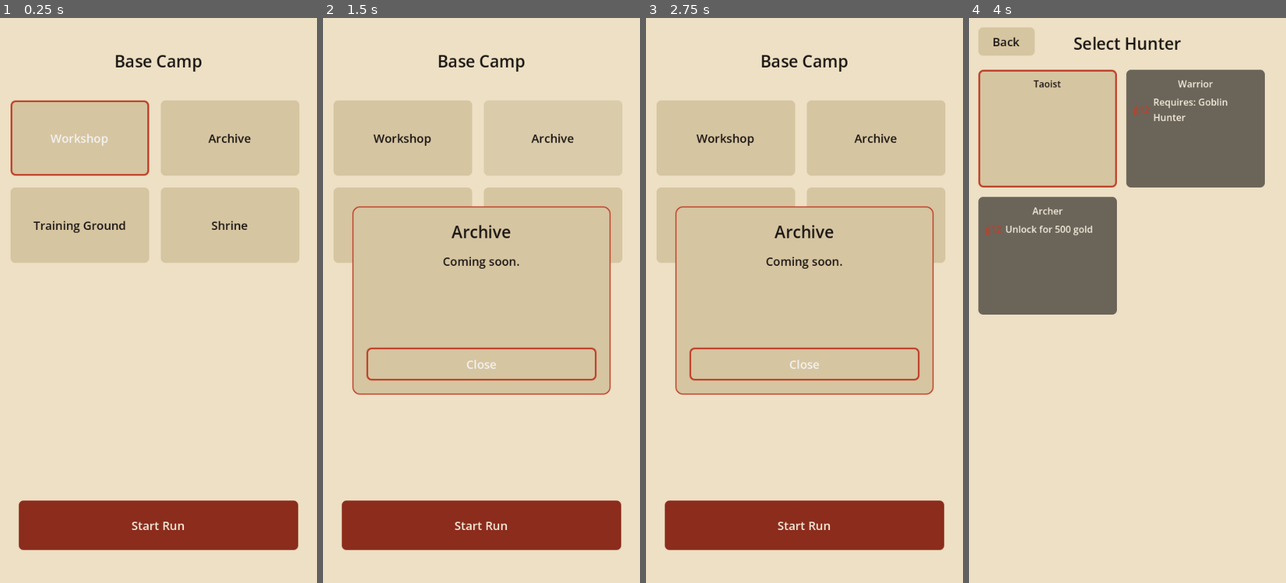
Above: before the commit, frames 1-4 (left to right).
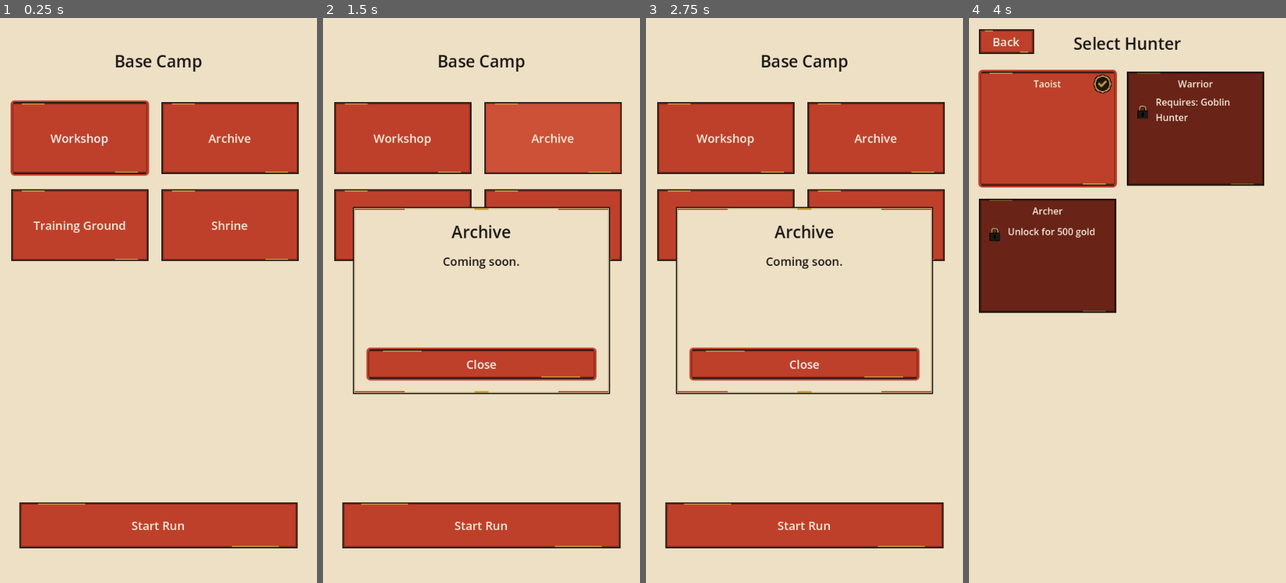
Above: after the commit, the same moments.

Repository: CastleBelll/joseonlike
Game: Godot game, scene res://scenes/boot/boot.tscn
The game is run twice, just before and just after one commit, with the same random seed, the same clock (stepped at 60 frames per second) and the same inputs.
Inputs:
- Up to frame 1 (0.25 s): no input
- Up to frame 2 (1.5 s): click "Workshop" at 0.5 s; click "Archive" at 1.25 s
- Up to frame 3 (2.75 s): click "Training Ground" at 2 s
- Up to frame 4 (4 s): click "Shrine" at 2.75 s; click "Start Run" at 3.5 s

The runs differ from the first frame. In frame 1, 30% of the frame differs, in the area x 3-95%, y 14-95%; in frame 2, 49%; in frame 3, 49%; in frame 4, 28%.

Commit message:
feat(ui): wire real UI art -- icons, nine-slice chrome, and SFX
Replaces emoji/placeholder chips with asset-forge's merged M1 asset set
(asset/M1_ASSET_REPORT.md UI/UX section) across every meta-ui screen.

- scripts/ui/palette.gd: nine-slice chrome helpers backed by
  asset/ui/chrome/{panel,button_{normal,hover,pressed}}_9slice.png at the
  report's margins (6px panel, 6px h / 8px v buttons). Sampled the PNG fill
  colors directly -- panel/button_normal/button_pressed match PAPER/
  VERMILION/VERMILION_DARK exactly, so no re-tuning was needed there. Also
  centralizes state/currency/passive/achievement icon loading.
- character_card.gd: swaps the lock emoji for asset/ui/state/lock.png and
  adds the matching check.png badge on unlocked cards, alongside the
  existing unlock-reason text (never replacing it).
- level_up_choice.gd: passive-kind choices show their specific
  asset/ui/passive/<id>.png icon next to the unchanged kind/name/description
  text. Dropped the old per-kind GOLD/VERMILION/SUCCESS text coloring --
  measured contrast against the new vermilion button chrome and all three
  failed AA (1.0-3.25:1); every button now uses TEXT_ON_DARK, which clears
  AA against normal (4.56:1) and pressed (7.34:1).
- results.gd: per-achievement icon (asset/ui/achievement/<id>.png) beside
  each unlocked-achievement row, gold icon beside the gold total; also fixed
  GOLD-on-PAPER text (2.0:1, failed AA) to INK (13.75:1).
- hud.gd: XP icon next to the XP bar; weapon chips moved to the nine-slice
  panel chrome.
- scripts/ui/ui_sound.gd: plays asset/audio/sfx/ui_click.wav on every button
  activation across camp/character_select/character_card/level_up_choice/
  results, and asset/audio/sfx/level_up.wav when the level-up panel opens.
  Not an autoload (project.godot is coordinator-owned) -- spawns a
  throwaway AudioStreamPlayer per call instead.

Known AA gap, not patched by forking the palette: button_hover_9slice.png's
fill measures 3.76:1 against TEXT_ON_DARK, just under the 4.5:1 normal-text
threshold (button_normal 4.56:1 and button_pressed 7.34:1 both clear it).
Hover is a mouse-only pointer state in this touch-primary mobile game; flagging
per the task's "say so rather than forking the palette" instruction.

Verified: godot --headless --path . --import (clean), godot --headless
--path . --quit (exit 0), and godot --headless --path . --script
tests/run_tests.gd (14/14 files pass, exit 0).

Diff:
--- a/scenes/ui/character_card.tscn
+++ b/scenes/ui/character_card.tscn
@@ -46,10 +46,11 @@
 alignment = 1
 theme_override_constants/separation = 6
 
-[node name="LockIcon" type="Label" parent="Margin/Box/LockRow"]
+[node name="LockIcon" type="TextureRect" parent="Margin/Box/LockRow"]
 layout_mode = 2
+custom_minimum_size = Vector2(32, 32)
 mouse_filter = 2
-text = "lock"
+stretch_mode = 5
 
 [node name="LockReasonLabel" type="Label" parent="Margin/Box/LockRow"]
 layout_mode = 2
@@ -58,3 +59,16 @@
 autowrap_mode = 2
 horizontal_alignment = 0
 text = "Locked"
+
+[node name="CheckBadge" type="TextureRect" parent="."]
+layout_mode = 1
+anchor_left = 1.0
+anchor_right = 1.0
+offset_left = -40.0
+offset_top = 8.0
+offset_right = -8.0
+offset_bottom = 40.0
+grow_horizontal = 0
+mouse_filter = 2
+stretch_mode = 5
+visible = false
--- a/scenes/ui/hud.tscn
+++ b/scenes/ui/hud.tscn
@@ -58,9 +58,17 @@
 vertical_alignment = 1
 text = "Lv 1"
 
+[node name="XpIcon" type="TextureRect" parent="Root"]
+layout_mode = 1
+offset_left = 16.0
+offset_top = 39.0
+offset_right = 30.0
+offset_bottom = 53.0
+stretch_mode = 5
+
 [node name="XpBar" type="ProgressBar" parent="Root"]
 layout_mode = 1
-offset_left = 16.0
+offset_left = 34.0
 offset_top = 40.0
 offset_right = -16.0
 offset_bottom = 52.0
--- a/scenes/ui/results.tscn
+++ b/scenes/ui/results.tscn
@@ -68,7 +68,17 @@
 horizontal_alignment = 1
 text = "Kills 0"
 
-[node name="GoldLabel" type="Label" parent="ContentRoot/StatsBox"]
+[node name="GoldRow" type="HBoxContainer" parent="ContentRoot/StatsBox"]
+layout_mode = 2
+alignment = 1
+theme_override_constants/separation = 8
+
+[node name="GoldIcon" type="TextureRect" parent="ContentRoot/StatsBox/GoldRow"]
+layout_mode = 2
+custom_minimum_size = Vector2(24, 24)
+stretch_mode = 5
+
+[node name="GoldLabel" type="Label" parent="ContentRoot/StatsBox/GoldRow"]
 layout_mode = 2
 horizontal_alignment = 1
 text = "Gold Earned 0"
--- a/scripts/ui/camp.gd
+++ b/scripts/ui/camp.gd
@@ -28,17 +28,17 @@
 	_configure_building(_shrine_button, "building_shrine")
 
 	_start_run_button.text = LocaleText.ui("start_run")
-	UiPalette.apply_button_style(_start_run_button, UiPalette.VERMILION_DARK, UiPalette.TEXT_ON_DARK)
+	UiPalette.apply_button_style(_start_run_button)
 	_start_run_button.pressed.connect(_on_start_run_pressed)
 
 	_panel_close.text = LocaleText.ui("close")
-	UiPalette.apply_button_style(_panel_close, UiPalette.PAPER_DARK, UiPalette.TEXT_ON_PAPER)
+	UiPalette.apply_button_style(_panel_close)
 	_panel_close.pressed.connect(_close_building_panel)
 	_panel_title.add_theme_color_override("font_color", UiPalette.TEXT_ON_PAPER)
 	_panel_title.add_theme_font_size_override("font_size", UiPalette.FONT_SIZE_TITLE)
 	_panel_body.add_theme_color_override("font_color", UiPalette.TEXT_ON_PAPER)
 	_panel_body.add_theme_font_size_override("font_size", UiPalette.FONT_SIZE_BODY)
-	_building_panel.add_theme_stylebox_override("panel", UiPalette.panel_style(UiPalette.PAPER_DARK, UiPalette.VERMILION, 2, 12))
+	_building_panel.add_theme_stylebox_override("panel", UiPalette.nine_slice_panel())
 	_building_panel.visible = false
 
 	_workshop_button.grab_focus()
@@ -47,11 +47,12 @@
 func _configure_building(button: Button, label_key: String) -> void:
 	button.text = LocaleText.ui(label_key)
 	button.custom_minimum_size = Vector2(236.0, 128.0)
-	UiPalette.apply_button_style(button, UiPalette.PAPER_DARK, UiPalette.TEXT_ON_PAPER)
+	UiPalette.apply_button_style(button)
 	button.pressed.connect(_open_building_panel.bind(button, label_key))
 
 
 func _open_building_panel(source_button: Button, label_key: String) -> void:
+	UiSound.play_click(self)
 	_return_focus_target = source_button
 	_panel_title.text = LocaleText.ui(label_key)
 	_panel_body.text = LocaleText.ui("building_placeholder_body")
@@ -62,6 +63,7 @@
 func _close_building_panel() -> void:
 	if not _building_panel.visible:
 		return
+	UiSound.play_click(self)
 	_building_panel.visible = false
 	if is_instance_valid(_return_focus_target):
 		_return_focus_target.grab_focus()
@@ -69,6 +71,7 @@
 
 
 func _on_start_run_pressed() -> void:
+	UiSound.play_click(self)
 	SceneRouter.goto_character_select()
 
 
--- a/scripts/ui/character_card.gd
+++ b/scripts/ui/character_card.gd
@@ -1,15 +1,17 @@
 extends Button
 ## Single character grid cell. Locked characters render a visible lock icon
 ## plus their unlock-condition text -- never a plain greyed-out button with
-## no explanation (color alone never carries the locked state).
+## no explanation (color alone never carries the locked state). Unlocked
+## cards get a matching check icon for the same reason, symmetric with lock.
 
 signal character_selected(character_id: String)
 
 @onready var _icon: TextureRect = $Margin/Box/Icon
 @onready var _name_label: Label = $Margin/Box/NameLabel
 @onready var _lock_row: HBoxContainer = $Margin/Box/LockRow
-@onready var _lock_icon: Label = $Margin/Box/LockRow/LockIcon
+@onready var _lock_icon: TextureRect = $Margin/Box/LockRow/LockIcon
 @onready var _lock_reason_label: Label = $Margin/Box/LockRow/LockReasonLabel
+@onready var _check_badge: TextureRect = $CheckBadge
 
 var _character_id: String = ""
 
@@ -18,11 +20,14 @@
 	custom_minimum_size = Vector2(236, 200)
 	focus_mode = Control.FOCUS_ALL
 	pressed.connect(_on_pressed)
+	_lock_icon.texture = UiPalette.ICON_LOCK
+	_check_badge.texture = UiPalette.ICON_CHECK
 
 
 func configure(character: Dictionary, is_unlocked: bool, unlock_reason: String) -> void:
 	_character_id = String(character.get("id", ""))
 	_name_label.text = LocaleText.field(character, "name")
+	_name_label.add_theme_color_override("font_color", UiPalette.TEXT_ON_DARK)
 
 	var sprite_path: String = String(character.get("sprite", ""))
 	var texture: Texture2D = load(sprite_path) if sprite_path != "" and ResourceLoader.exists(sprite_path) else null
@@ -31,19 +36,16 @@
 
 	disabled = not is_unlocked
 	_lock_row.visible = not is_unlocked
-	_lock_icon.text = "\U0001F512"
+	_check_badge.visible = is_unlocked
 	_lock_reason_label.text = unlock_reason
 	_lock_reason_label.autowrap_mode = TextServer.AUTOWRAP_WORD_SMART
+	_lock_reason_label.add_theme_color_override("font_color", UiPalette.TEXT_ON_DARK)
 
-	var bg: Color = UiPalette.PAPER_DARK if is_unlocked else UiPalette.LOCKED
-	var text_color: Color = UiPalette.TEXT_ON_PAPER if is_unlocked else UiPalette.TEXT_ON_DARK
-	UiPalette.apply_button_style(self, bg, text_color)
-	_name_label.add_theme_color_override("font_color", text_color)
-	_lock_reason_label.add_theme_color_override("font_color", text_color)
-	_lock_icon.add_theme_color_override("font_color", UiPalette.VERMILION)
+	UiPalette.apply_button_style(self)
 
 
 func _on_pressed() -> void:
 	if _character_id.is_empty():
 		return
+	UiSound.play_click(self)
 	character_selected.emit(_character_id)
--- a/scripts/ui/character_select.gd
+++ b/scripts/ui/character_select.gd
@@ -26,7 +26,7 @@
 	_title_label.add_theme_font_size_override("font_size", UiPalette.FONT_SIZE_TITLE)
 
 	_back_button.text = LocaleText.ui("back_button")
-	UiPalette.apply_button_style(_back_button, UiPalette.PAPER_DARK, UiPalette.TEXT_ON_PAPER)
+	UiPalette.apply_button_style(_back_button)
 	_back_button.pressed.connect(_on_back_pressed)
 	_back_button.custom_minimum_size = Vector2(96, 48)
 
@@ -136,12 +136,14 @@
 
 
 func _on_character_selected(character_id: String) -> void:
+	UiSound.play_click(self)
 	AchievementTracker.snapshot_before_run()
 	RunState.begin(character_id, M1_STAGE_ID)
 	SceneRouter.goto_stage(M1_STAGE_ID)
 
 
 func _on_back_pressed() -> void:
+	UiSound.play_click(self)
 	SceneRouter.goto_camp()
 
 
--- a/scripts/ui/hud.gd
+++ b/scripts/ui/hud.gd
@@ -5,6 +5,7 @@
 
 @onready var _hp_bar: ProgressBar = $Root/HpBar
 @onready var _hp_label: Label = $Root/HpBar/HpLabel
+@onready var _xp_icon: TextureRect = $Root/XpIcon
 @onready var _xp_bar: ProgressBar = $Root/XpBar
 @onready var _level_label: Label = $Root/LevelLabel
 @onready var _time_label: Label = $Root/StatsRow/TimeLabel
@@ -20,6 +21,7 @@
 	layer = 10
 	_style_bar(_hp_bar, UiPalette.DANGER)
 	_style_bar(_xp_bar, UiPalette.GOLD)
+	_xp_icon.texture = UiPalette.ICON_XP
 	for label in [_hp_label, _level_label, _time_label, _kills_label, _weapons_empty_label]:
 		label.add_theme_color_override("font_color", UiPalette.TEXT_ON_DARK)
 		label.add_theme_font_size_override("font_size", UiPalette.FONT_SIZE_LABEL)
@@ -132,7 +134,7 @@
 	var weapon_data: Dictionary = GameData.weapon(weapon_id)
 
 	var chip := PanelContainer.new()
-	chip.add_theme_stylebox_override("panel", UiPalette.panel_style(UiPalette.INK.lerp(UiPalette.VERMILION_DARK, 0.3), Color.TRANSPARENT, 0, 6))
+	chip.add_theme_stylebox_override("panel", UiPalette.nine_slice_panel())
 	chip.custom_minimum_size = Vector2(UiPalette.TOUCH_TARGET_MIN, UiPalette.TOUCH_TARGET_MIN)
 
 	var box := VBoxContainer.new()
@@ -151,7 +153,7 @@
 	var label := Label.new()
 	var display_name: String = LocaleText.field(weapon_data, "name") if not weapon_data.is_empty() else weapon_id
 	label.text = "%s Lv%d" % [display_name, level]
-	label.add_theme_color_override("font_color", UiPalette.TEXT_ON_DARK)
+	label.add_theme_color_override("font_color", UiPalette.TEXT_ON_PAPER)
 	label.add_theme_font_size_override("font_size", UiPalette.FONT_SIZE_LABEL)
 	label.horizontal_alignment = HORIZONTAL_ALIGNMENT_CENTER
 	box.add_child(label)
--- a/scripts/ui/level_up_choice.gd
+++ b/scripts/ui/level_up_choice.gd
@@ -6,10 +6,14 @@
 ## defensively 0) without layout breakage; choices stack vertically in a
 ## scroll container so extra options never overflow the screen.
 
-const KIND_STYLE := {
-	"weapon_new": {"key": "kind_weapon_new", "color": UiPalette.GOLD},
-	"weapon_upgrade": {"key": "kind_weapon_upgrade", "color": UiPalette.VERMILION},
-	"passive": {"key": "kind_passive", "color": UiPalette.SUCCESS},
+## Per-kind text color coding was removed: GOLD/VERMILION/SUCCESS all fail
+## WCAG AA against the vermilion button chrome (checked -- see
+## asset/M1_ASSET_REPORT.md). Kind stays distinguishable via its own label
+## text (unchanged) plus a passive icon for "passive" choices.
+const KIND_LABEL_KEYS := {
+	"weapon_new": "kind_weapon_new",
+	"weapon_upgrade": "kind_weapon_upgrade",
+	"passive": "kind_passive",
 }
 
 @onready var _dim: ColorRect = $Dim
@@ -27,13 +31,13 @@
 
 	_dim.color = Color(UiPalette.INK.r, UiPalette.INK.g, UiPalette.INK.b, 0.72)
 	_dim.mouse_filter = Control.MOUSE_FILTER_STOP
-	_panel.add_theme_stylebox_override("panel", UiPalette.panel_style(UiPalette.PAPER_DARK, UiPalette.VERMILION, 2, 12))
+	_panel.add_theme_stylebox_override("panel", UiPalette.nine_slice_panel())
 	_title_label.add_theme_color_override("font_color", UiPalette.TEXT_ON_PAPER)
 	_title_label.add_theme_font_size_override("font_size", UiPalette.FONT_SIZE_TITLE)
 	_empty_label.text = LocaleText.ui("no_choices")
 	_empty_label.add_theme_color_override("font_color", UiPalette.TEXT_ON_PAPER)
 	_empty_close_button.text = LocaleText.ui("close")
-	UiPalette.apply_button_style(_empty_close_button, UiPalette.PAPER_DARK, UiPalette.TEXT_ON_PAPER)
+	UiPalette.apply_button_style(_empty_close_button)
 	_empty_close_button.pressed.connect(_hide_panel)
 
 	visible = false
@@ -48,20 +52,22 @@
 
 ## Pure view-model builder -- no scene-tree/node access, so tests can call it
 ## directly on the class without instancing the scene. kind_label is "" when
-## kind doesn't match a known KIND_STYLE entry.
+## kind doesn't match a known KIND_LABEL_KEYS entry.
 static func build_choice_view_models(choices: Array[Dictionary]) -> Array[Dictionary]:
 	var models: Array[Dictionary] = []
 	for choice in choices:
 		var kind: String = String(choice.get("kind", ""))
-		var style: Dictionary = KIND_STYLE.get(kind, {"key": "", "color": UiPalette.LOCKED})
-		var style_key: String = String(style.get("key", ""))
+		var choice_id: String = String(choice.get("id", ""))
+		var label_key: String = String(KIND_LABEL_KEYS.get(kind, ""))
 		models.append({
-			"id": String(choice.get("id", "")),
+			"id": choice_id,
 			"kind": kind,
-			"kind_label": LocaleText.ui(style_key) if not style_key.is_empty() else "",
-			"color": style.get("color", UiPalette.LOCKED),
+			"kind_label": LocaleText.ui(label_key) if not label_key.is_empty() else "",
 			"name": LocaleText.field(choice, "name"),
 			"description": LocaleText.field(choice, "description"),
+			# Passive choice ids are the passive_id itself (RunState._passive_choices),
+			# so the icon lookup can key off it directly.
+			"icon": UiPalette.passive_icon(choice_id) if kind == "passive" else null,
 		})
 	return models
 
@@ -96,26 +102,41 @@
 	var button := Button.new()
 	button.custom_minimum_size = Vector2(0, 96)
 	button.focus_mode = Control.FOCUS_ALL
-	UiPalette.apply_button_style(button, UiPalette.PAPER, UiPalette.TEXT_ON_PAPER)
+	UiPalette.apply_button_style(button)
 	button.pressed.connect(_on_choice_selected.bind(String(model.get("id", ""))))
+
+	var row := HBoxContainer.new()
+	row.mouse_filter = Control.MOUSE_FILTER_IGNORE
+	row.set_anchors_preset(Control.PRESET_FULL_RECT)
+	row.add_theme_constant_override("separation", UiPalette.SPACING_SM)
+	button.add_child(row)
+
+	var icon_texture: Texture2D = model.get("icon")
+	if icon_texture != null:
+		var icon := TextureRect.new()
+		icon.texture = icon_texture
+		icon.custom_minimum_size = Vector2(32, 32)
+		icon.stretch_mode = TextureRect.STRETCH_KEEP_ASPECT_CENTERED
+		icon.mouse_filter = Control.MOUSE_FILTER_IGNORE
+		row.add_child(icon)
 
 	var box := VBoxContainer.new()
 	box.mouse_filter = Control.MOUSE_FILTER_IGNORE
-	box.set_anchors_preset(Control.PRESET_FULL_RECT)
+	box.size_flags_horizontal = Control.SIZE_EXPAND_FILL
 	box.add_theme_constant_override("separation", UiPalette.SPACING_XS)
-	button.add_child(box)
+	row.add_child(box)
 
 	var kind_label_text: String = String(model.get("kind_label", ""))
 	if not kind_label_text.is_empty():
 		var kind_label := Label.new()
 		kind_label.text = kind_label_text
-		kind_label.add_theme_color_override("font_color", model.get("color", UiPalette.LOCKED))
+		kind_label.add_theme_color_override("font_color", UiPalette.TEXT_ON_DARK)
 		kind_label.add_theme_font_size_override("font_size", UiPalette.FONT_SIZE_LABEL)
 		box.add_child(kind_label)
 
 	var name_label := Label.new()
 	name_label.text = String(model.get("name", ""))
-	name_label.add_theme_color_override("font_color", UiPalette.TEXT_ON_PAPER)
+	name_label.add_theme_color_override("font_color", UiPalette.TEXT_ON_DARK)
 	name_label.add_theme_font_size_override("font_size", UiPalette.FONT_SIZE_BODY)
 	box.add_child(name_label)
 
@@ -124,7 +145,7 @@
 		var description_label := Label.new()
 		description_label.text = description
 		description_label.autowrap_mode = TextServer.AUTOWRAP_WORD_SMART
-		description_label.add_theme_color_override("font_color", UiPalette.TEXT_ON_PAPER)
+		description_label.add_theme_color_override("font_color", UiPalette.TEXT_ON_DARK)
 		description_label.add_theme_font_size_override("font_size", UiPalette.FONT_SIZE_LABEL)
 		box.add_child(description_label)
 
@@ -132,15 +153,18 @@
 
 
 func _on_choice_selected(choice_id: String) -> void:
+	UiSound.play_click(self)
 	EventBus.upgrade_chosen.emit(choice_id)
 	_hide_panel()
 
 
 func _show_panel() -> void:
+	UiSound.play_level_up(self)
 	visible = true
 	get_tree().paused = true
 
 
 func _hide_panel() -> void:
+	UiSound.play_click(self)
 	visible = false
 	get_tree().paused = false
--- a/scripts/ui/palette.gd
+++ b/scripts/ui/palette.gd
@@ -5,10 +5,11 @@
 ## tokens instead of hardcoding raw Color values.
 
 const INK: Color = Color(0.1020, 0.0863, 0.0745)          # #1a1613
-const PAPER: Color = Color(0.9294, 0.8784, 0.7686)         # #ede0c4 background
+const PAPER: Color = Color(0.9294, 0.8784, 0.7686)         # #ede0c4 background -- matches asset/ui/chrome/panel_9slice.png fill exactly
 const PAPER_DARK: Color = Color(0.8392, 0.7725, 0.6314)    # #d6c5a1 panel
-const VERMILION: Color = Color(0.7490, 0.2510, 0.1647)     # #bf402a accent/border only
-const VERMILION_DARK: Color = Color(0.5451, 0.1725, 0.1098) # #8b2c1c CTA button fill
+const VERMILION: Color = Color(0.7490, 0.2510, 0.1647)     # #bf402a -- matches button_normal_9slice.png fill exactly
+const VERMILION_HOVER: Color = Color(0.8039, 0.3176, 0.2157) # #cd5137 -- button_hover_9slice.png fill
+const VERMILION_DARK: Color = Color(0.5451, 0.1725, 0.1098) # #8b2c1c -- matches button_pressed_9slice.png fill exactly
 const GOLD: Color = Color(0.7686, 0.6039, 0.2392)          # #c49a3d
 const LOCKED: Color = Color(0.4196, 0.3922, 0.3490)        # #6b6459
 const SUCCESS: Color = Color(0.2902, 0.4863, 0.2588)       # #4a7c42
@@ -29,6 +30,35 @@
 const FONT_SIZE_BODY: int = 20
 const FONT_SIZE_LABEL: int = 16
 
+## Nine-slice chrome (asset/M1_ASSET_REPORT.md UI/UX section). Fill colors
+## sampled from the PNGs match PAPER/VERMILION/VERMILION_DARK exactly, so no
+## per-call tinting is applied -- these are used as authored.
+const CHROME_PANEL: Texture2D = preload("res://asset/ui/chrome/panel_9slice.png")
+const CHROME_BUTTON_NORMAL: Texture2D = preload("res://asset/ui/chrome/button_normal_9slice.png")
+const CHROME_BUTTON_HOVER: Texture2D = preload("res://asset/ui/chrome/button_hover_9slice.png")
+const CHROME_BUTTON_PRESSED: Texture2D = preload("res://asset/ui/chrome/button_pressed_9slice.png")
+
+const PANEL_MARGIN: int = 6
+const BUTTON_MARGIN_H: int = 6
+const BUTTON_MARGIN_V: int = 8
+
+## No disabled-state chrome ships in the M1 set (normal/hover/pressed only),
+## so the locked look desaturates the normal texture instead of forking a
+## new asset.
+const DISABLED_TINT: Color = Color(0.55, 0.55, 0.55)
+
+## State icons (asset/ui/state/*.png) -- paired with the text labels already
+## rendered, never a substitute for them.
+const ICON_LOCK: Texture2D = preload("res://asset/ui/state/lock.png")
+const ICON_CHECK: Texture2D = preload("res://asset/ui/state/check.png")
+
+## Currency/XP icons (asset/ui/currency/*.png).
+const ICON_GOLD: Texture2D = preload("res://asset/ui/currency/gold.png")
+const ICON_XP: Texture2D = preload("res://asset/ui/currency/xp.png")
+
+const PASSIVE_ICON_DIR := "res://asset/ui/passive"
+const ACHIEVEMENT_ICON_DIR := "res://asset/ui/achievement"
+
 
 static func panel_style(bg: Color, border: Color = Color.TRANSPARENT, border_width: int = 0, corner_radius: int = 8) -> StyleBoxFlat:
 	var style := StyleBoxFlat.new()
@@ -40,19 +70,53 @@
 	return style
 
 
-## Applies a consistent normal/hover/pressed/disabled/focus look to a button
-## and enforces the 44x44 minimum touch target, so every interactive control
-## gets the same feedback states without repeating stylebox setup per screen.
-static func apply_button_style(button: Button, bg: Color, text_color: Color, corner_radius: int = 8) -> void:
-	button.add_theme_stylebox_override("normal", panel_style(bg, Color.TRANSPARENT, 0, corner_radius))
-	button.add_theme_stylebox_override("hover", panel_style(bg.lightened(0.1), Color.TRANSPARENT, 0, corner_radius))
-	button.add_theme_stylebox_override("pressed", panel_style(bg.darkened(0.15), Color.TRANSPARENT, 0, corner_radius))
-	button.add_theme_stylebox_override("disabled", panel_style(LOCKED, Color.TRANSPARENT, 0, corner_radius))
-	button.add_theme_stylebox_override("focus", panel_style(bg, VERMILION, 3, corner_radius))
-	button.add_theme_color_override("font_color", text_color)
-	button.add_theme_color_override("font_hover_color", text_color)
-	button.add_theme_color_override("font_pressed_color", text_color)
-	button.add_theme_color_override("font_disabled_color", TEXT_ON_DARK)
+## Nine-slice panel chrome (dialogs, HUD chips) at the report's 6px margin.
+static func nine_slice_panel() -> StyleBoxTexture:
+	return _nine_slice(CHROME_PANEL, PANEL_MARGIN, PANEL_MARGIN)
+
+
+## Applies the nine-slice button chrome (normal/hover/pressed) plus a flat
+## focus ring, and enforces the 44x44 minimum touch target. Text is always
+## TEXT_ON_DARK since the chrome only ships one (vermilion-family) button
+## look -- see the AA contrast note on VERMILION_HOVER below.
+static func apply_button_style(button: Button) -> void:
+	button.add_theme_stylebox_override("normal", _nine_slice(CHROME_BUTTON_NORMAL, BUTTON_MARGIN_H, BUTTON_MARGIN_V))
+	button.add_theme_stylebox_override("hover", _nine_slice(CHROME_BUTTON_HOVER, BUTTON_MARGIN_H, BUTTON_MARGIN_V))
+	button.add_theme_stylebox_override("pressed", _nine_slice(CHROME_BUTTON_PRESSED, BUTTON_MARGIN_H, BUTTON_MARGIN_V))
+
+	var disabled := _nine_slice(CHROME_BUTTON_NORMAL, BUTTON_MARGIN_H, BUTTON_MARGIN_V)
+	disabled.modulate_color = DISABLED_TINT
+	button.add_theme_stylebox_override("disabled", disabled)
+	button.add_theme_stylebox_override("focus", panel_style(Color.TRANSPARENT, VERMILION, 3, 6))
+
+	button.add_theme_color_override("font_color", TEXT_ON_DARK)
+	button.add_theme_color_override("font_hover_color", TEXT_ON_DARK)
+	button.add_theme_color_override("font_pressed_color", TEXT_ON_DARK)
+	button.add_theme_color_override("font_disabled_color", TEXT_ON_DARK.darkened(0.35))
 	button.add_theme_font_size_override("font_size", FONT_SIZE_BODY)
 	button.custom_minimum_size.y = max(button.custom_minimum_size.y, TOUCH_TARGET_MIN)
 	button.custom_minimum_size.x = max(button.custom_minimum_size.x, TOUCH_TARGET_MIN)
+
+
+static func passive_icon(passive_id: String) -> Texture2D:
+	return _load_icon("%s/%s.png" % [PASSIVE_ICON_DIR, passive_id])
+
+
+static func achievement_icon(achievement_id: String) -> Texture2D:
+	return _load_icon("%s/%s.png" % [ACHIEVEMENT_ICON_DIR, achievement_id])
+
+
+static func _load_icon(path: String) -> Texture2D:
+	if not ResourceLoader.exists(path):
+		return null
+	return load(path)
+
+
+static func _nine_slice(texture: Texture2D, margin_h: int, margin_v: int) -> StyleBoxTexture:
+	var style := StyleBoxTexture.new()
+	style.texture = texture
+	style.texture_margin_left = margin_h
+	style.texture_margin_right = margin_h
+	style.texture_margin_top = margin_v
+	style.texture_margin_bottom = margin_v
+	return style
--- a/scripts/ui/results.gd
+++ b/scripts/ui/results.gd
@@ -11,7 +11,8 @@
 @onready var _title_label: Label = $ContentRoot/TitleLabel
 @onready var _time_label: Label = $ContentRoot/StatsBox/TimeLabel
 @onready var _kills_label: Label = $ContentRoot/StatsBox/KillsLabel
-@onready var _gold_label: Label = $ContentRoot/StatsBox/GoldLabel
+@onready var _gold_icon: TextureRect = $ContentRoot/StatsBox/GoldRow/GoldIcon
+@onready var _gold_label: Label = $ContentRoot/StatsBox/GoldRow/GoldLabel
 @onready var _achievements_title_label: Label = $ContentRoot/AchievementsTitleLabel
 @onready var _achievements_box: VBoxContainer = $ContentRoot/ScrollContainer/AchievementsBox
 @onready var _return_button: Button = $ContentRoot/ReturnButton
@@ -25,9 +26,10 @@
 
 	_return_button.text = LocaleText.ui("return_to_camp")
 	_return_button.custom_minimum_size = Vector2(0, 56)
-	UiPalette.apply_button_style(_return_button, UiPalette.VERMILION_DARK, UiPalette.TEXT_ON_DARK)
+	UiPalette.apply_button_style(_return_button)
 	_return_button.pressed.connect(_on_return_pressed)
 
+	_gold_icon.texture = UiPalette.ICON_GOLD
 	for label in [_time_label, _kills_label, _gold_label]:
 		label.add_theme_color_override("font_color", UiPalette.TEXT_ON_PAPER)
 		label.add_theme_font_size_override("font_size", UiPalette.FONT_SIZE_BODY)
@@ -70,11 +72,28 @@
 		return
 
 	for achievement in newly:
-		var row := Label.new()
-		row.text = "\U0001F3C6 %s" % LocaleText.field(achievement, "name")
-		row.add_theme_color_override("font_color", UiPalette.GOLD)
-		row.add_theme_font_size_override("font_size", UiPalette.FONT_SIZE_BODY)
-		_achievements_box.add_child(row)
+		_achievements_box.add_child(_build_achievement_row(achievement))
+
+
+func _build_achievement_row(achievement: Dictionary) -> Control:
+	var row := HBoxContainer.new()
+	row.add_theme_constant_override("separation", UiPalette.SPACING_SM)
+
+	var icon_texture: Texture2D = UiPalette.achievement_icon(String(achievement.get("id", "")))
+	if icon_texture != null:
+		var icon := TextureRect.new()
+		icon.texture = icon_texture
+		icon.custom_minimum_size = Vector2(32, 32)
+		icon.stretch_mode = TextureRect.STRETCH_KEEP_ASPECT_CENTERED
+		row.add_child(icon)
+
+	var label := Label.new()
+	label.text = LocaleText.field(achievement, "name")
+	label.add_theme_color_override("font_color", UiPalette.TEXT_ON_PAPER)
+	label.add_theme_font_size_override("font_size", UiPalette.FONT_SIZE_BODY)
+	row.add_child(label)
+
+	return row
 
 
 func _format_time(seconds: float) -> String:
@@ -83,4 +102,5 @@
 
 
 func _on_return_pressed() -> void:
+	UiSound.play_click(self)
 	SceneRouter.goto_camp()
--- /dev/null
+++ b/scripts/ui/ui_sound.gd
@@ -0,0 +1,27 @@
+class_name UiSound
+extends RefCounted
+## Fire-and-forget UI SFX. Not an autoload (project.godot is coordinator-
+## owned), so this spawns a throwaway AudioStreamPlayer under the caller's
+## tree root and frees it when playback finishes.
+
+const CLICK: AudioStream = preload("res://asset/audio/sfx/ui_click.wav")
+const LEVEL_UP: AudioStream = preload("res://asset/audio/sfx/level_up.wav")
+
+
+static func play_click(from_node: Node) -> void:
+	_play(from_node, CLICK)
+
+
+static func play_level_up(from_node: Node) -> void:
+	_play(from_node, LEVEL_UP)
+
+
+static func _play(from_node: Node, stream: AudioStream) -> void:
+	var tree: SceneTree = from_node.get_tree()
+	if tree == null:
+		return
+	var player := AudioStreamPlayer.new()
+	player.stream = stream
+	tree.root.add_child(player)
+	player.finished.connect(player.queue_free)
+	player.play()
Not shown, added: scripts/ui/ui_sound.gd.uid
